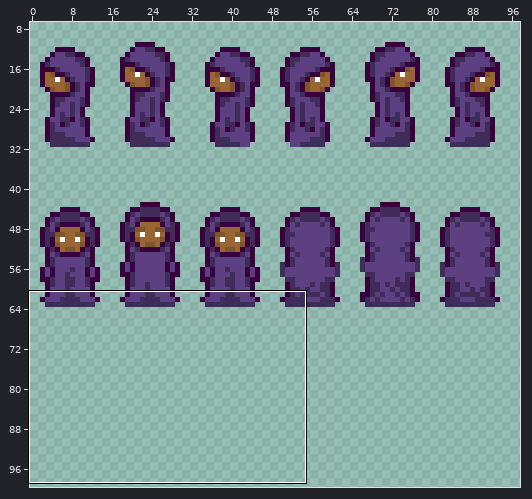
Sprite sheet: src/entity/types/wizard/wizard.png. The first picture is a wide view before the edit; the outline marks the close-up.
Close-up. Old version:
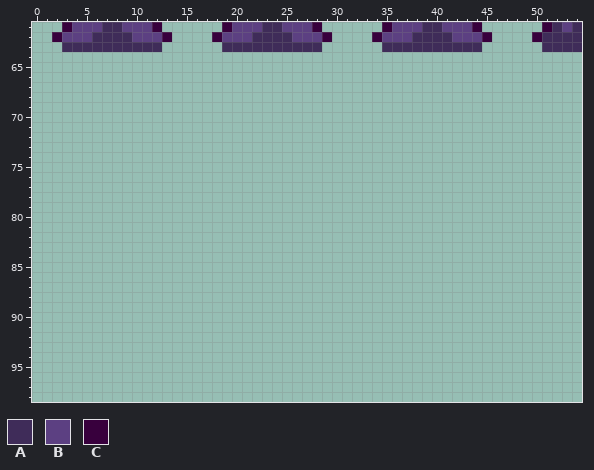
The file is 128x128 pixels. Shown: x 0..54, y 61..98. The wide view leaves out empty margins.
Palette (. is transparent): A #3f2c59  B #5c4082  C #38003d
Pixels before, first column x 2:
61 .CBBBAABBBC......CBBBAABBBC......CBBBAABBBC......CABA
62 CBBBAAAABBBC....CBBBAAAABBBC....CBBBAAAABBBC....CAAAA
63 .AAAAAAAAAA......AAAAAAAAAA......AAAAAAAAAA......AAAA
After the commit:
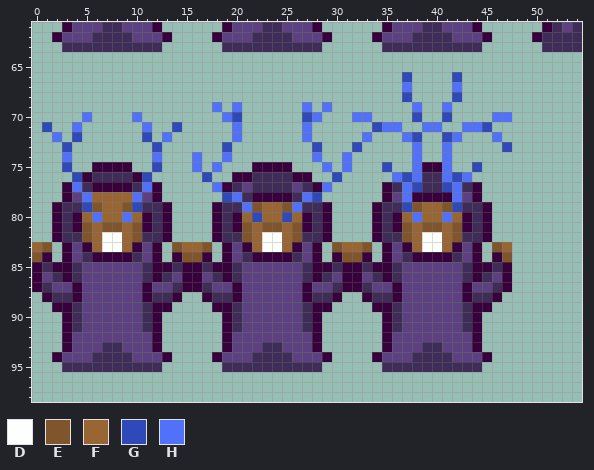
Colours new in this view: D #fdfefe  E #80552b  F #996633  G #2f49ba  H #5171fb
The edit:
Changed rows in their new state; - is an unchanged pixel.
first column x 0:
66 -------------------------------------G----G-----
67 -------------------------------------H----H-----
68 -------------------------------------G----G-----
69 ------------------H-H------H-H--------H--H------
70 -----H----H--------HG------GH---HH----G--G----HH
71 -G--H------H--G-----H------H------GHH--HH--HHG--
72 --H-G------G-H------H------H-----H---HG--GH---H-
73 ---G--------G------G--------G---G-----H--H-----G
74 ---H--------H---H--H--------H--H------H--H------
75 ---G--CCCC--G---H-H---CCCC---H-H---G--HCCH--G---
76 ----GCAAAACG-----G--CCAAAACC--G-----HGHAAHGH----
77 ---CHACCCCAHC-----HCABAAAABACH-----CAHGAAGHAC---
78 ---CBHFFFFHBC------GHACCCCAHG------CBHCCCCHBC---
79 --CAAGEFFEGAAC----CAAHEFFEHAAC----CAAGEFFEGAAC--
80 --CACFHFFHFCAC----CACFGFFGFCAC----CACFHFFHFCAC--
81 --CACEFEEFECAC----CACEFEEFECAC----CACEFEEFECAC--
82 --CAAEFDDFEAAC----CAAEFDDFEAAC----CAAEFDDFEAAC--
83 FE-CBCFDDFCBC-EFFE-CBCFDDFCBC-EFFE-CBCFDDFCBC-EF
84 EC-CBACCCCABC-CEEC-CBACCCCABC-CEEC-CBACCCCABC-CE
85 CACCABBBBBBACCACCACCABBBBBBACCACCACCABBBBBBACCAC
86 CBACABBBBBBACABCCBACABBBBBBACABCCBACABBBBBBACABC
87 CABBCBBBBBBCBBACCABBCBBBBBBCBBACCABBCBBBBBBCBBAC
88 -CAACBBBBBBCAAC--CAACBBBBBBCAAC--CAACBBBBBBCAAC-
89 --CCABBBBBBACC----CCABBBBBBACC----CCABBBBBBACC--
90 ---CABBBBBBAC------CABBBBBBAC------CABBBBBBAC---
91 ---CABBBBBBAC------CABBBBBBAC------CABBBBBBAC---
92 ---CBBBBBBBBC------CBBBBBBBBC------CBBBBBBBBC---
93 ---CBBBAABBBC------CBBBAABBBC------CBBBAABBBC---
94 --CBBBAAAABBBC----CBBBAAAABBBC----CBBBAAAABBBC--
95 ---AAAAAAAAAA------AAAAAAAAAA------AAAAAAAAAA---
